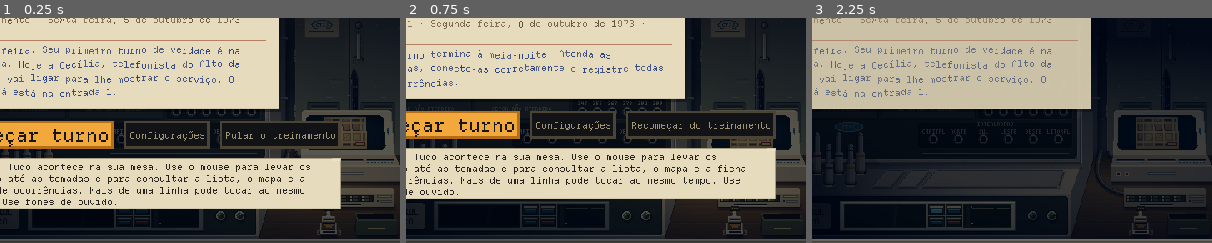
Above: before the commit, frames 1-3 (left to right).
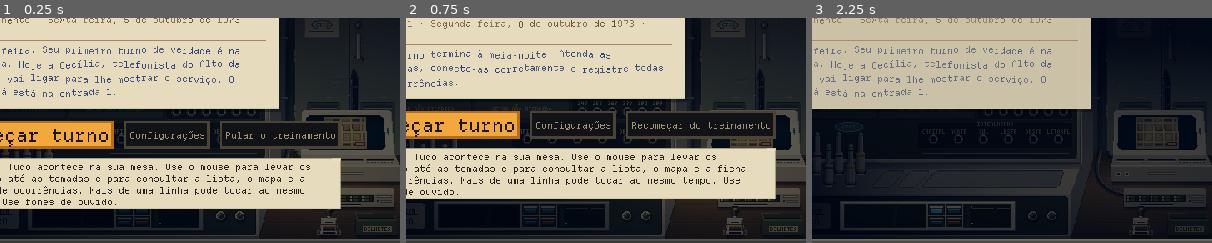
Above: after the commit, the same moments.

Repository: MendelDdS/Project-Switchboard
Game: Godot game, scene res://scenes/app.tscn
Two runs of this game, one before a commit and one after it. Both use one fixed random seed, a clock stepped at 60 frames per second and the inputs below.
Inputs:
- Up to frame 1 (0.25 s): no input
- Up to frame 2 (0.75 s): click "Pular o treinamento" at 0.5 s
- Up to frame 3 (2.25 s): click "Recomeçar do treinamento" at 1.25 s; click "Começar turno" at 2 s
The pictures show only the part of the screen within x 10-60%, y 25-75%; the shares and areas given below are measured in that part.

The runs differ from the first frame. In frame 1, 0.4% of the frame differs, in the area x 80-98%, y 84-97%; in frame 2, 0.4%, in the area x 80-98%, y 83-97%; in frame 3, 0.3%.

Commit message:
feat(#0000): listen keys with volume, domed lamps, desk stamp, flush shelf covers, idle console mini and labeled ticket box: the listen key is built pixel by pixel (_key_cap: a 6x6 cap above the 8x8 base, the sides showing by the eye parallax, KEY_DEPTH, and its shadow; pressed, flush and lit as before); the unlit lamp dome is shaded toward the light and its top follows the eye; the stamp on the calculografo desk redrawn like the tool's (mushroom bakelite knob with brass medallion, nickel stem, body with a one-line plate, brass wheels with inked types: it looked like a robot); shelf covers flush in the shelf tone with the recess shading and no raised shadow (shape, slant and place unchanged); the console mini's idle screen shows the waiting notice as a dim dash and the cursor after it; the ticket box shows its inner back wall, a printed BILHETES label (T.Key.TOLL_BOX, tiny font) and the filed tickets in stepped tones with a dry stamp mark
Co-Authored-By: Claude Opus 5.5 <noreply@anthropic.com>
Claude-Session: https://claude.ai/code/session_01E6iU7HgwQq8Qs6iJkyPqsC

Diff:
--- a/scripts/ui/background_props.gd
+++ b/scripts/ui/background_props.gd
@@ -43,42 +43,47 @@
 const CABLE_LIGHT := Vector2(0.45, -0.9)   # de onde vem a luz neles (a luminária, no alto à direita): o brilho fica desse lado
 const CABLE_SHADE := Vector2(-1, 2)   # a sombra deles no tampo, do outro lado (px)
 const TOLL_BOX_H := 4.5   ## a altura da caixinha dos bilhetes (na sala, uns 2 cm)
-const STAMP_ART := [   ## o carimbo em pé na mesinha, como o da ferramenta (21 × 35 px, uns 6 cm): o cabo de baquelite com o medalhão, a haste, o corpo com a plaqueta, as rodas de latão entre as pernas e a sapata vazada
-	"......kkKKKKKkk......",
-	"....kKKhhKKKKKKKk....",
-	"....kKhgKmMbMmKKk....",
-	"....kKhhKKmmmKKKk....",
-	"....kkKKKKKKKKKkk....",
-	".....kkkkkkkkkkk.....",
-	"........cpcCd........",
-	".......ccpcCdd.......",
-	"........cpcCd........",
-	"........cpcCd........",
-	"........cpcCd........",
-	".......ccpccCdd......",
-	"..cppppppppppppppCd..",
-	"..cpppppppppppppcCd..",
-	"..cCCCCCCCCCCCCCCCd..",
-	"..cCpppppppppppppCd..",
-	"..cCpiiiiiiiiiiipCd..",
-	"..cCpppppppppppppCd..",
-	"..cCCCCCCCCCCCCCCCd..",
-	"..ddddddddddddddddd..",
-	"cCdeeeeeeeeeeeeeeecCd",
-	"cbd.bBbBbBbBbBbBb.cCd",
-	"cCd.BbBbBbBbBbBbB.cCd",
-	"cCd.bBbBbBbBbBbBb.cCd",
-	"cCd....bbbbbbb....cCd",
-	"cCd....bBBBBBb....cCd",
-	"cCd...............cCd",
-	"cbd...............cCd",
-	"cCd...............cCd",
+## O carimbo em pé na mesinha, como o da ferramenta (`Toll`, 21 × 35 px, uns 6 cm): o cabo de baquelite em cogumelo,
+## com o medalhão de latão no tampo e as faixas de luz de um cilindro (as do da ferramenta, `Toll.BAND_U`), afinando até
+## o anel e a haste de níquel; o corpo com o tampo à vista e a plaqueta escrita; as rodas de latão com os tipos sujos de
+## tinta e as pontas do eixo; as pernas e a sapata vazada. (Antes, o cabo era um disco escuro com dois pontos de latão
+## e as rodas, um xadrez: parecia um robozinho.)
+const STAMP_ART := [
+	".......kkkkkkk.......",
+	".....kKKKKKKKKKk.....",
+	"....kKKKMmmmMKKKk....",
+	"....kKKKmllmmKKKk....",
+	"....kKKKMmmmMKKKk....",
+	"....khhHhhKKjjjkk....",
+	".....khHhhKKjjkk.....",
+	"......khHhKKjjk......",
+	".......kHhKjjk.......",
+	"........khKjk........",
+	"........khKjk........",
+	".......kHhKjjk.......",
+	".......dppcCdd.......",
+	".........pcC.........",
+	".cpppppppnCnpppppppC.",
+	".cpppppppppppppppppC.",
+	".cpppppppppppppppppC.",
+	".pncccccccccccccccCd.",
+	".pncpppppppppppppcCd.",
+	".pncppiiiiiiiiippcCd.",
+	".pncpppppppppppppcCd.",
+	".pncccccccccccccccCd.",
+	".ddddddddddddddddddd.",
+	"CcpllllllllllllllnCdC",
+	"nCpbbbBbbbBbbbBbbbCdn",
+	"CcpBrBBBrBBBrBBBrBCdC",
+	".cp...............Cd.",
+	".cp...............Cd.",
+	".cp...............Cd.",
+	".cp...............Cd.",
 	"cpppppppppppppppppppd",
-	"cpp...............ppd",
-	"cpp...............ppd",
+	"cpp...............Cpd",
+	"cpp...............Cpd",
 	"cpppppppppppppppppppd",
 	"CCCCCCCCCCCCCCCCCCCCd",
-	"ddddddddddddddddddddd",
 ]
 const CLOCK := Vector3(24, 12.5, 14) * PROP_K   ## o relógio de flip da mesa: largura, altura e fundo (na escala da sala; ~15 × 8 × 9 cm, como as listas de 21 cm)
 ## Quanto ele está virado para os olhos do operador (1 = de frente para eles; 0 = reto, para a parede). Reto: virado
@@ -426,23 +431,30 @@
 					_poly(quad.call(Rect2(r.position + mr.position * r.size, mr.size * r.size)), Color(Pal.lit(Pal.TOLL_INK, paper), lerpf(0.25, 0.75, m.z)))
 		var bx: Rect2 = toll_desk[1]
 		var shoe: Rect2 = toll_desk[3]
-		var draw_box := func() -> PackedVector2Array:   # a caixinha: o plástico oliva, a boca escura com os guardados de pé e a etiqueta na frente
+		var draw_box := func() -> PackedVector2Array:   # a caixinha: o plástico oliva, a boca com os guardados de pé e a etiqueta na frente
 			var bc := Vector2(x0 + bx.get_center().x * w, zb - bx.get_center().y * d)
 			var bh := bx.size * Vector2(w, d) / 2.0
 			_desk_shadow(quad.call(bx), false)
 			var faces := _clock_box(bc.x, bc.y, bh.x, bh.y, _yd, TOLL_BOX_H, Pal.BOARD_METAL[5], Pal.BOARD_METAL[1], Pal.BOARD_METAL[3], desk)
 			var y1 := _yd - TOLL_BOX_H
 			var e := 0.5
+			# pela boca, vista de cima e da frente, aparece a parede de trás por dentro, na sombra da caixa, e embaixo, rente à
+			# beira da frente, o fundo escuro (toda escura, parecia um buraco)
+			var lip := [_clock_pt(bc.x, bc.y, bh.x - e, -bh.y + e, y1).round(), _clock_pt(bc.x, bc.y, -bh.x + e, -bh.y + e, y1).round()]
 			_poly(PackedVector2Array([_clock_pt(bc.x, bc.y, -bh.x + e, bh.y - e, y1), _clock_pt(bc.x, bc.y, bh.x - e, bh.y - e, y1),
-				_clock_pt(bc.x, bc.y, bh.x - e, -bh.y + e, y1), _clock_pt(bc.x, bc.y, -bh.x + e, -bh.y + e, y1)]), Pal.TOLL_BOX_MOUTH)
-			for i in mini(toll_desk[2], 3):
+				lip[0], lip[1]]), desk.call(Pal.BOARD_METAL[2]))
+			_poly(PackedVector2Array([lip[1] - Vector2(0, 2), lip[0] - Vector2(0, 2), lip[0], lip[1]]), Pal.TOLL_BOX_MOUTH)
+			for i in mini(toll_desk[2], 3):   # de trás para a frente, cada um mais claro que o de trás (o vão entre eles, na sombra)
 				var v := lerpf(bh.y - e * 3.0, -bh.y + e * 3.0, 0.3 + i * 0.25)
-				_pixel_line(_clock_pt(bc.x, bc.y, -bh.x + e * 3.0, v, y1 + 0.4), _clock_pt(bc.x, bc.y, bh.x - e * 3.0, v, y1 + 0.4),
-					[Pal.lit(Pal.TICKET, paper).darkened(0.3)])
-			if faces.has("front"):
+				var a := _clock_pt(bc.x, bc.y, -bh.x + e * 3.0, v, y1 + 0.4)
+				_pixel_line(a, _clock_pt(bc.x, bc.y, bh.x - e * 3.0, v, y1 + 0.4), [Pal.lit(Pal.TICKET, paper).darkened(0.4 - i * 0.12)])
+				_ci.draw_rect(Rect2(a.round() + Vector2(4 + i * 5, 0), Vector2(2, 1)), Pal.lit(Pal.TOLL_INK.darkened(0.35), paper))   # o carimbo na beira (a tinta seca, como nas rodas do carimbo)
+			if faces.has("front"):   # a etiqueta creme impressa em oliva, como a da caixinha aberta (`Toll`)
 				var bf := PixelArt.bounds(faces["front"])
-				_ci.draw_rect(Rect2(roundf(bf.get_center().x - bf.size.x * 0.22), roundf(bf.get_center().y - 1.0), roundf(bf.size.x * 0.44), 2),
-					desk.call(Pal.BOARD_TAG))
+				var word := PixelArt.tiny(T.text(T.Key.TOLL_BOX))
+				var tag := Rect2(roundf(bf.get_center().x - word.get_width() / 2.0) - 2.0, roundf(bf.get_center().y - 3.0), word.get_width() + 4, 7)
+				_ci.draw_rect(tag, desk.call(Pal.BOARD_TAG))
+				_ci.draw_texture(word, tag.position + Vector2(2, -2), desk.call(Pal.BOARD_METAL[1]))
 			var out := PackedVector2Array()
 			for g: PackedVector2Array in faces.values():
 				out.append_array(g)
@@ -466,9 +478,10 @@
 func _stamp_art(step: int) -> ImageTexture:
 	var k: Color = Switchboard.CORD_COLORS[5][0]
 	var n := Pal.NICKEL
-	var cols := {"k": k.darkened(0.5), "K": k, "h": k.lerp(Switchboard.CORD_COLORS[5][1], 0.6), "g": Toll.GLINT,
-		"m": Pal.BRASS, "M": Pal.BRASS.darkened(0.3), "c": n[1], "C": n[2], "d": n[3], "p": n[0], "i": Pal.INK, "b": Pal.BRASS,
-		"B": Pal.BRASS.darkened(0.3), "e": Pal.EDGE}
+	var lit: Color = Switchboard.CORD_COLORS[5][1]
+	var cols := {"k": k.darkened(0.5), "j": k.darkened(0.25), "K": k, "h": k.lerp(lit, 0.6), "H": lit, "m": Pal.BRASS,
+		"M": Pal.BRASS.darkened(0.3), "l": Pal.BRASS.lightened(0.3), "c": n[1], "C": n[2], "d": n[3], "p": n[0],
+		"n": n[1].lerp(n[2], 0.5), "i": Pal.INK, "b": Pal.BRASS, "B": Pal.BRASS.darkened(0.45), "r": Pal.TOLL_INK.darkened(0.25)}
 	for key: String in cols:
 		cols[key] = Pal.lit(cols[key], step)
 	return PixelArt.art(STAMP_ART, cols)
--- a/scripts/ui/console_mini.gd
+++ b/scripts/ui/console_mini.gd
@@ -58,8 +58,12 @@
 			draw_rect(Rect2(inner.position.x + name_w + 2.0, y, roundf(w), 1), INK["sys"] if l["cls"] == "sys" else TEXT)
 	else:
 		draw_rect(inner, Color(0, 0, 0, 0.45))
-		if fmod(PixelArt.ms() / 1000.0, ScreenGlass.BLINK * 2.0) < ScreenGlass.BLINK:   # o cursor esperando
-			draw_rect(Rect2(inner.position + Vector2(2, 2), Vector2(1, 2)), ScreenGlass.IDLE_INK)
+		# o aviso de espera em traço, do comprimento dele na tela, e o cursor piscando depois (só o cursor, num retângulo
+		# escuro, parecia uma tela desligada sem função)
+		var w := roundf(T.text(T.Key.CONSOLE_IDLE).length() * _char_w() * r.size.x / maxf(1.0, phone.screen.size.x))
+		draw_rect(Rect2(inner.position + Vector2(2, 3), Vector2(w, 1)), ScreenGlass.IDLE_INK)
+		if fmod(PixelArt.ms() / 1000.0, ScreenGlass.BLINK * 2.0) < ScreenGlass.BLINK:
+			draw_rect(Rect2(inner.position + Vector2(3 + w, 2), Vector2(1, 2)), ScreenGlass.IDLE_INK)
 	var x := inner.position.x + inner.size.x * 0.62   # o reflexo do vidro
 	draw_colored_polygon(PackedVector2Array([Vector2(x, inner.position.y), Vector2(x + 4, inner.position.y),
 		Vector2(x + 1, inner.end.y), Vector2(x - 3, inner.end.y)]), Color(1, 1, 1, 0.05))
--- a/scripts/ui/switchboard_panel.gd
+++ b/scripts/ui/switchboard_panel.gd
@@ -47,6 +47,9 @@
 const PLATE := Pal.BANK_PLATE   # chapa sobre o banco que ainda não está em uso
 const LAMP_R := 2.5         # o raio da luz da lâmpada de cada linha, no `Bloom` (a cúpula tem 3; o aro creme fica em volta)
 const BEZEL := [Pal.NICKEL[1], Pal.NICKEL[2], Pal.NICKEL[3]]   # aro niquelado: luz, meio, sombra
+## Px que o tampo da tecla solta (e, pela metade, a cúpula da lâmpada) anda por px de distância até os olhos (`_eye`):
+## a lateral do lado deles fica à mostra, como a curva do plug encaixado (`PLUG_DEPTH`, que sai mais do painel).
+const KEY_DEPTH := 0.003   # (com 0,005, o tampo andava 2 px na altura de 2 e a tecla parecia torta)
 const LAMP_OFF := Pal.LAMP_GLASS
 const ROUND := [2, 1]   # o canto redondo dos blocos, das abas e das chapas: o quanto as duas linhas da ponta recuam (`round_rect`)
 const BADGE := "CTSS"   # a sigla da companhia no emblema (`_draw_badge`), igual em todos os idiomas
@@ -102,46 +105,76 @@
 	PixelArt.sprite(_ci, _disc(10, [[4.0, ring.call(2), ring.call(0), ring.call(-2)], [5.0, ring.call(-1), ring.call(-3), ring.call(-4)]]), c)
 	if level > 0.02:
 		PixelArt.sprite(_ci, _disc(10, [[3.0, Color.TRANSPARENT], [4.0, Color.WHITE, Color.TRANSPARENT, Color.TRANSPARENT]]), c, Color(col, 0.35 * level))   # a luz no aro
-	# a cúpula: a acesa por cima da apagada, com `level` no modulate (uma cor por quadro na chave do `disc` guardava uma
-	# textura nova a cada quadro da lâmpada pulsando)
+	# a cúpula: a base no aro e o alto dela, vista dos olhos (`KEY_DEPTH`), um pouco para longe deles (o lado dela fica à
+	# mostra do lado de lá); apagada, abaulada (clara do lado da luz, `LIGHT`); a acesa por cima da apagada, com `level` no
+	# modulate (uma cor por quadro na chave do `disc` guardava uma textura nova a cada quadro da lâmpada pulsando)
+	var dc := c + Vector2(roundf((c.x - _eye.x) * KEY_DEPTH * 0.5), 0.0)
 	var glass := Pal.lit(LAMP_OFF, _step_at(c))
-	PixelArt.sprite(_ci, _disc(6, [[2.0, glass], [3.0, glass.darkened(0.2)]]), c)
+	PixelArt.sprite(_ci, _disc(6, [[3.0, glass.darkened(0.08), glass.darkened(0.15), glass.darkened(0.25)]]), c)
+	PixelArt.sprite(_ci, _disc(6, [[1.5, glass.lightened(0.2), glass.lightened(0.1), glass], [2.5, glass.lightened(0.08), glass.darkened(0.04), glass.darkened(0.15)]]), dc)
 	if level > 0.02:
-		PixelArt.sprite(_ci, _disc(6, [[2.0, col.lightened(0.25)], [3.0, col]]), c, Color(1, 1, 1, level))
+		PixelArt.sprite(_ci, _disc(6, [[3.0, col]]), c, Color(1, 1, 1, level))
+		PixelArt.sprite(_ci, _disc(6, [[1.5, col.lightened(0.25)], [2.5, col]]), dc, Color(1, 1, 1, level))
 		Bloom.light(_ci, Rect2(c - Vector2(LAMP_R, LAMP_R), Vector2(LAMP_R, LAMP_R) * 2.0), Color(col, level), 1.0, false, true)
 
 
 ## As chaves de escuta, teclas quadradas de plástico ciano (como as dos terminais da série Ruptura), cada uma num
-## rebaixo escuro do painel: solta, a tecla sai dele (o topo e, embaixo, a frente dela, mais escura, com a sombra embaixo
-## à esquerda: a luz vem do alto à direita, `LIGHT`); presa (escutando, ou o destino tocando), afunda rente ao painel e
-## acende por inteiro, fosca, de uma cor só (`Pal.KEY_GLOW`). Cada uma em `levers` é [centro, direção, px além]: presa (-1),
-## solta (1) ou no meio do caminho (0), `over` px além, na batida.
+## rebaixo escuro do painel: solta, a tecla sai dele (`_key_cap`: o tampo acima da base, com as laterais à mostra e a
+## sombra embaixo à esquerda: a luz vem do alto à direita, `LIGHT`); presa (escutando, ou o destino tocando), afunda
+## rente ao painel e acende por inteiro, fosca, de uma cor só (`Pal.KEY_GLOW`). Cada uma em `levers` é [centro, direção,
+## px além]: presa (-1), solta (1) ou no meio do caminho (0), `over` px além, na batida.
 func _draw_levers(levers: Array) -> void:
-	var k := Pal.KEY_CAP
 	for v in levers:
 		var c: Vector2 = (v[0] as Vector2).round()
-		var s := _step_at(c)
 		var well := Rect2(c - Vector2(5, 5), Vector2(10, 10))
 		_ci.draw_rect(well, Pal.BOARD_INSET)
 		_ci.draw_rect(Rect2(well.position.x, well.end.y, well.size.x, 1), _metal_at(c, 2))   # a beira de baixo, na luz
 		_ci.draw_rect(Rect2(well.end.x, well.position.y, 1, well.size.y + 1), _metal_at(c, 2))
 		var dir: int = v[1]
-		var lift := clampi((2 if dir > 0 else 1 if dir == 0 else 0) + dir * roundi(v[2]), 0, 3)   # a altura da frente
-		var t := clampi(2 + s, 1, k.size() - 2)   # o tom do topo, na luz da sala
-		var top := Rect2(c.x - 4, c.y - 3 - lift, 8, 7)
-		if lift > 0:
-			_ci.draw_rect(Rect2(top.position + Vector2(-1, 1), Vector2(8, 7 + lift)), SHADOW)
-			_ci.draw_rect(Rect2(top.position.x, top.end.y, 8, lift), k[t - 1])   # a frente da tecla
-		if dir < 0:   # presa: a tecla toda acesa por dentro, fosca: uma cor só, a beira um pouco mais apagada, luz opaca sem miolo
-			var glow := Pal.KEY_GLOW
-			_ci.draw_rect(top, glow.darkened(0.2))
-			_ci.draw_rect(top.grow(-1), glow)
-			Bloom.light(_ci, top, glow, 0.6, false)
-			continue
-		_ci.draw_rect(top, k[t])
-		_ci.draw_rect(Rect2(top.position, Vector2(8, 1)), k[t + 1])   # a quina de cima e a da direita, na luz
-		_ci.draw_rect(Rect2(top.end.x - 1, top.position.y, 1, 7), k[t + 1])
-		_ci.draw_rect(Rect2(top.position.x, top.position.y + 1, 1, 6), k[t - 1])
+		var lift := clampi((2 if dir > 0 else 1 if dir == 0 else 0) + dir * roundi(v[2]), 0, 3)   # a altura do tampo
+		var side := roundi((c.x - _eye.x) * KEY_DEPTH * lift / 2.0)   # e o quanto ele anda para longe dos olhos
+		var t := clampi(2 + _step_at(c), 2, Pal.KEY_CAP.size() - 2)   # o tom do tampo, na luz da sala
+		PixelArt.sprite(_ci, _key_cap(Vector2i(side, -lift), t, dir < 0), c)
+		if dir < 0:   # presa: a luz opaca, sem miolo
+			Bloom.light(_ci, Rect2(c - Vector2(4, 4), Vector2(8, 8)), Pal.KEY_GLOW, 0.6, false)
+
+
+## A tecla de escuta (16×16, o meio dela no meio), pixel a pixel: a base (8×8, rente ao painel, no rebaixo) e o tampo
+## (6×6, a tecla afunila como as de teclado) `off` px dela, com as camadas entre os dois fazendo as laterais (a da
+## direita, para a luz, e a de trás um tom abaixo do tampo, `t`; a da frente e a da esquerda dois) e a sombra da tecla
+## 1 px embaixo à esquerda. Presa (`lit`), só a base rente, acesa: uma cor só, a beira um pouco mais apagada. Guardada.
+static var _keys := {}
+static func _key_cap(off: Vector2i, t: int, lit: bool) -> ImageTexture:
+	var key := [off, t, lit]
+	if _keys.has(key):
+		return _keys[key]
+	if _keys.size() > 64:
+		_keys.clear()
+	var img := Image.create(16, 16, false, Image.FORMAT_RGBA8)
+	var base := Rect2i(4, 4, 8, 8)
+	if lit:
+		img.fill_rect(base, Pal.KEY_GLOW.darkened(0.2))
+		img.fill_rect(base.grow(-1), Pal.KEY_GLOW)
+	else:
+		var k := Pal.KEY_CAP
+		var top := Rect2i(base.position + Vector2i.ONE + off, Vector2i(6, 6))
+		var layers := []
+		for i in 7:
+			var f := i / 6.0
+			layers.append(Rect2i(Vector2(base.position).lerp(Vector2(top.position), f).round(), Vector2(base.size).lerp(Vector2(top.size), f).round()))
+		for r: Rect2i in layers:   # a sombra
+			img.fill_rect(Rect2i(r.position + Vector2i(-1, 1), r.size), SHADOW)
+		for r: Rect2i in layers:
+			img.fill_rect(r, k[t - 2])   # a frente (e o miolo, que o resto tapa)
+			img.fill_rect(Rect2i(r.position.x, r.position.y, 1, r.size.y - 1), k[t - 2])   # a esquerda
+			img.fill_rect(Rect2i(r.position.x, r.position.y, r.size.x, 1), k[t - 1])   # a de trás
+			img.fill_rect(Rect2i(r.end.x - 1, r.position.y, 1, r.size.y - 1), k[t - 1])   # a direita, para a luz
+		img.fill_rect(top, k[t])
+		img.fill_rect(Rect2i(top.position.x, top.position.y, top.size.x, 1), k[t + 1])   # as quinas de cima e da direita, na luz
+		img.fill_rect(Rect2i(top.end.x - 1, top.position.y, 1, top.size.y), k[t + 1])
+	var tex := ImageTexture.create_from_image(img)
+	_keys[key] = tex
+	return tex
 
 
 ## Encaixe redondo como os das mesas antigas (`_jack_tex`), com a sombra curta no painel. `dim`: o metal mais escuro.
@@ -475,12 +508,12 @@
 ## lateral da mesa) fica paralela a ela, com a inclinação da lateral (`_receding` na beira da prateleira; fugindo
 ## daqui para os olhos, pendia mais que ela). A textura (`_cover_px`) vai linha a linha, contada das beiras já
 ## arredondadas da linha (esticada da beira fracionária, a fresta e a quina pisavam em outro lugar que a beira e saíam
-## em diagonais dobradas), em trechos do mesmo tom. Rente à madeira: a sombra é uma linha
-## só, embaixo e à direita (afastada, ela flutuava).
+## em diagonais dobradas), em trechos do mesmo tom. Encaixada rente, no tom da prateleira (saltada, com sombra embaixo e
+## à direita, parecia um recorte solto em cima dela).
 func _draw_cover(x: float, w: float, side := false) -> void:
 	var ym := _shelf_mid()
 	var y0 := roundf(ym - COVER_DEPTH / 2.0)
-	var plate := Pal.cabinet(_room_lit(Vector2(x, ym)), 1)   # o plástico creme do móvel, pela luz da sala ali
+	var plate := Pal.cabinet(_room_lit(Vector2(x, ym)), 0)   # o plástico creme do móvel, pela luz da sala ali
 	var span := func(y: float) -> Vector2:   # as beiras da chapa na linha y, ainda sem arredondar
 		var r := x + w / 2.0 + (_receding(Vector2(tray_rect().end.x, ym), y) - tray_rect().end.x if side else _lean(y - ym))
 		return Vector2(x - w / 2.0 + _lean(y - ym), r)
@@ -489,9 +522,6 @@
 		var e: Vector2 = span.call(y)
 		var l := roundf(e.x)
 		var r := roundf(e.y)
-		_ci.draw_rect(Rect2(r, y + 1.0, 1, 1), SHADOW)   # a sombra à direita...
-		if v == int(COVER_DEPTH):   # ...e embaixo
-			_ci.draw_rect(Rect2(l + 1.0, y + 1.0, r - l, 1), SHADOW)
 		var run := l
 		var last := Color(0, 0, 0, 0)
 		for px in range(int(l), int(r) + 1):
@@ -505,7 +535,7 @@
 
 ## A cor do pixel `u`, `v` da tampa de `w` de largura, de frente: plástico liso encaixado na prateleira, sem
 ## parafusos nem grão (como tudo na série Ruptura): a fresta em volta, escura, com os cantos quebrados (transparentes),
-## e a quina (luz em cima à esquerda, sombra embaixo à direita).
+## e a beira da prateleira por dentro dela (a de cima e a da esquerda na sombra, as outras na luz).
 static func _cover_px(u: int, v: int, w: int, plate: Color) -> Color:
 	var h := int(COVER_DEPTH)
 	var b := mini(mini(u, v), mini(w - 1 - u, h - v))   # a distância à beira mais perto
@@ -513,8 +543,8 @@
 		return Color(0, 0, 0, 0) if (u <= 1 or u >= w - 2) and (v <= 1 or v >= h - 1) and (u == 0 or u == w - 1 or v == 0 or v == h) else plate.darkened(0.45)
 	if b == 1:
 		if v == 1 or u == 1:
-			return plate.lightened(0.12)
-		return plate.darkened(0.15)
+			return plate.darkened(0.15)
+		return plate.lightened(0.12)
 	return plate
 
 
Not shown, changed: HISTORICO.md
